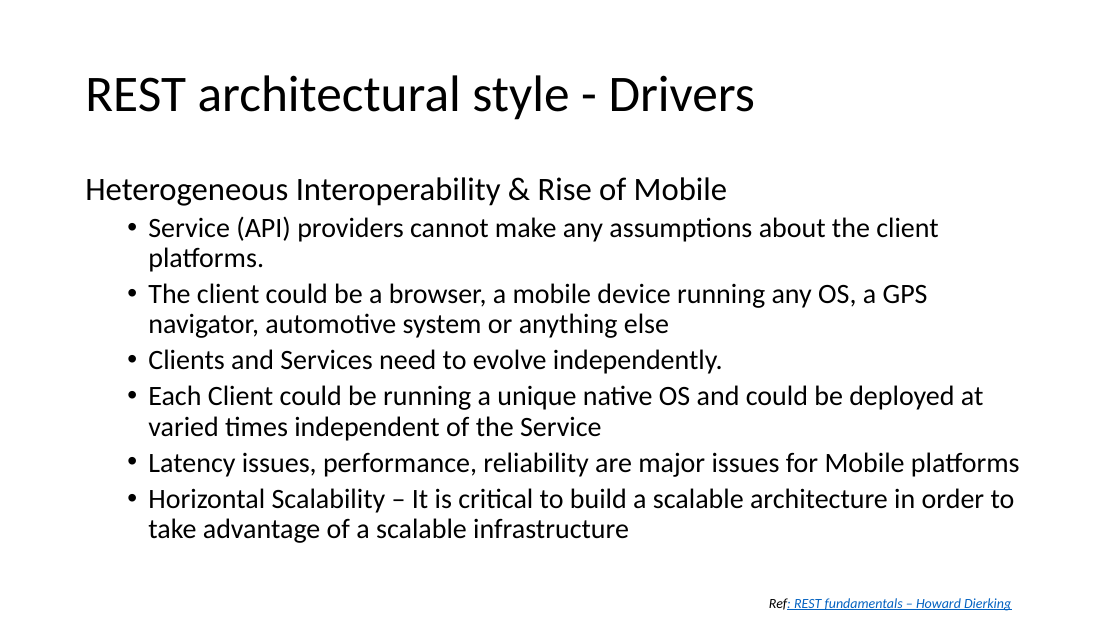
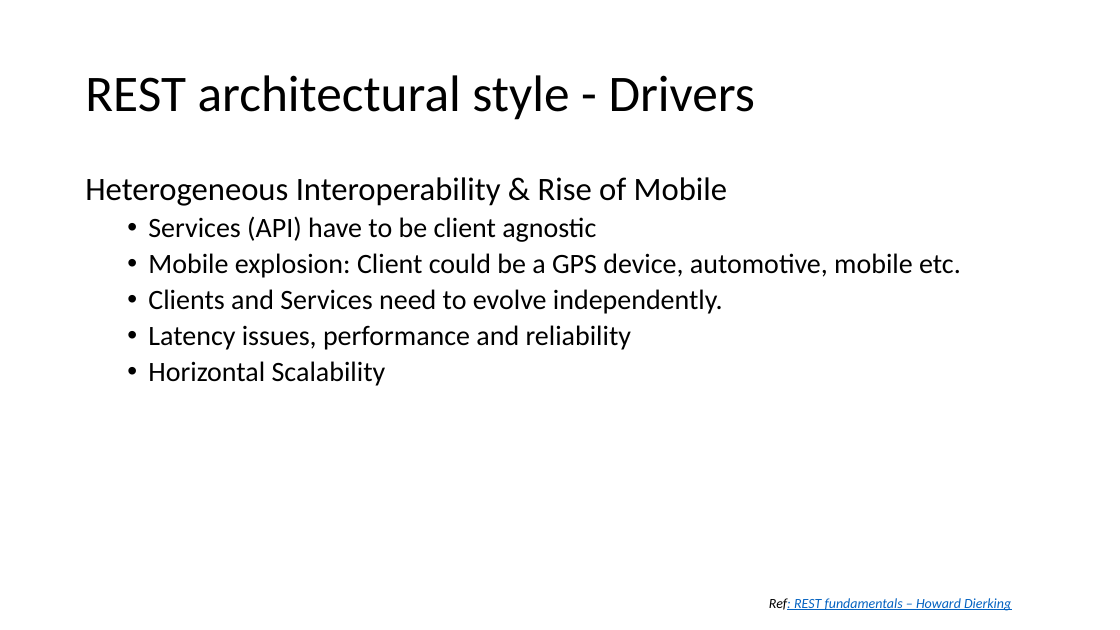
Before and after one commit to batchu/spring-boot-ujug, a slide deck: slide 13 of Spring Boot.pptx. Drawn at 1120x630 pixels with LibreOffice and Linux fonts; fonts in the diff are those of the drawing. Boxes give left, top, right and bottom in pixels: in the first picture for what was removed or moved away, otherwise in the second. Text is boxed around its words. In the diff, an @@ line names an element or a change of style, - is before the commit and + after.

```diff
--- a/Spring Boot.pptx
+++ b/Spring Boot.pptx
@@ text at (148,216,961,278): text changed @@
-  • Service (API) providers cannot make any assumptions about the client platforms.
-  • The client could be a browser, a mobile device running any OS, a GPS navigator, automotive system or anything else
+  • Services (API) have to be client agnostic
+  • Mobile explosion: Client could be a GPS device, automotive, mobile etc.
@@ text at (148,325,632,386): text changed @@
-  • Each Client could be running a unique native OS and could be deployed at varied times independent of the Service
-  • Latency issues, performance, reliability are major issues for Mobile platforms
-  • Horizontal Scalability – It is critical to build a scalable architecture in order to take advantage of a scalable infrastructure
+  • Latency issues, performance and reliability
+  • Horizontal Scalability
```
Also in this commit, not shown: 7 other slides changed, 1 slide added.
